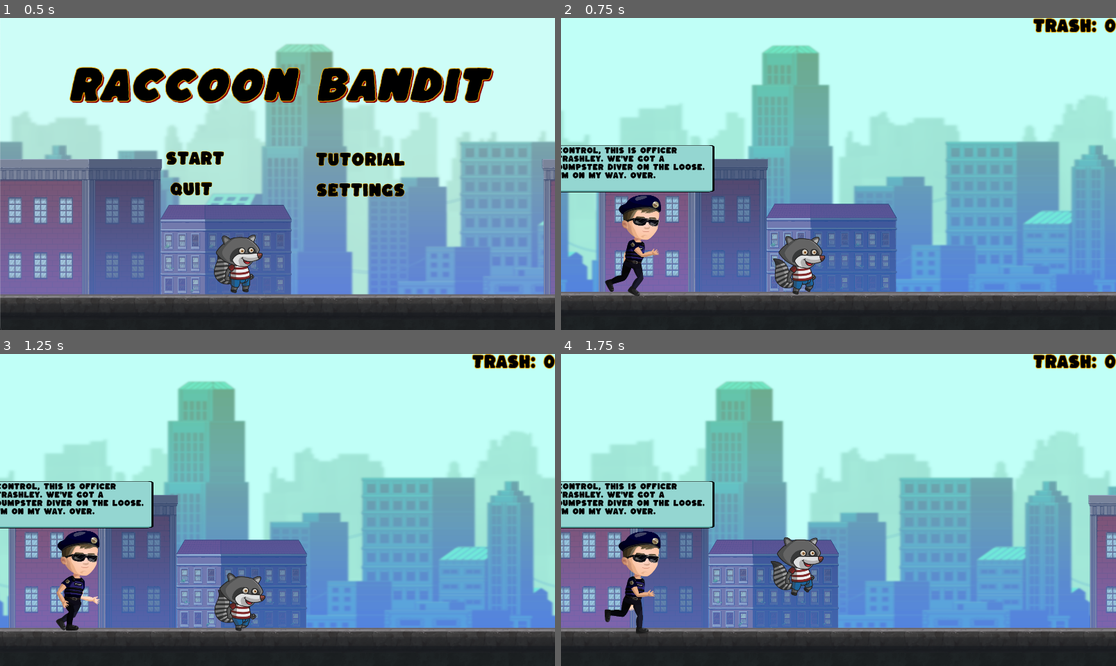
Above: before the commit, frames 1-4 (two rows, left to right).
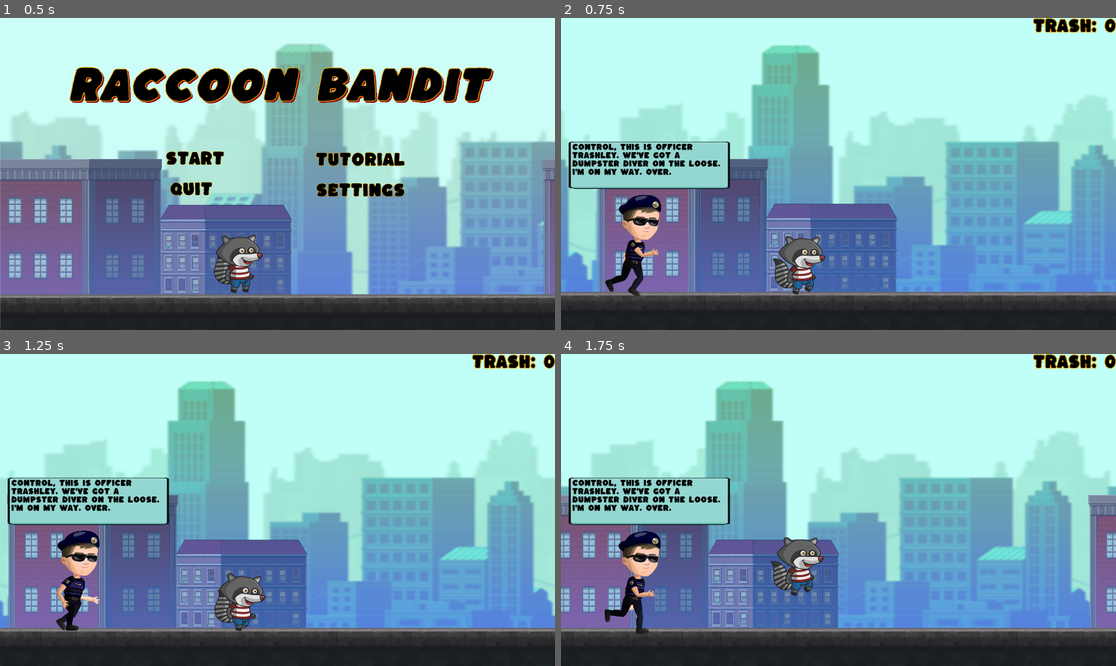
Above: after the commit, the same moments.

Repository: plagunas2/RaccoonBandit
Game: Godot game, scene res://Scenes/Menus/Mainmenu.tscn
Two runs of this game, one before a commit and one after it. Both use one fixed random seed, a clock stepped at 60 frames per second and the inputs below. The engine's default icon, where the game draws it, is replaced by a stand-in: a white triangle on a blue panel in a dark square.
Inputs:
- Up to frame 1 (0.5 s): no input
- Up to frame 2 (0.75 s): click "Start" at 0.5 s
- Up to frame 3 (1.25 s): no input
- Up to frame 4 (1.75 s): tap W (jump) at 1.52 s

Frame 1 is identical in both runs. In frame 2, 2.8% of the frame differs, in the area x 0-31%, y 39-56%; in frame 3, 2.8%; in frame 4, 3.0%.

Commit message:
adjusting dialogue bubble location in scene

Diff:
--- a/RaccoonBandit_prototype1/NPC/npc.tscn
+++ b/RaccoonBandit_prototype1/NPC/npc.tscn
@@ -215,4 +215,8 @@
 autostart = true
 
 [node name="Dialogue" parent="." instance=ExtResource("38_vw43n")]
+offset_left = 8.8
+offset_top = -2.0
+offset_right = 89.8
+offset_bottom = 82.0
 scale = Vector2(0.2, 0.2)
--- a/RaccoonBandit_prototype1/Scenes/test_level_pt2.tscn
+++ b/RaccoonBandit_prototype1/Scenes/test_level_pt2.tscn
@@ -50,6 +50,7 @@
 [node name="npc" parent="." instance=ExtResource("7_yfiwp")]
 position = Vector2(250, 785)
 scale = Vector2(6, 6)
+
 [node name="PauseMenu" parent="." instance=ExtResource("9_2bejn")]
 
 [node name="ground2" parent="." instance=ExtResource("4_h6uak")]
